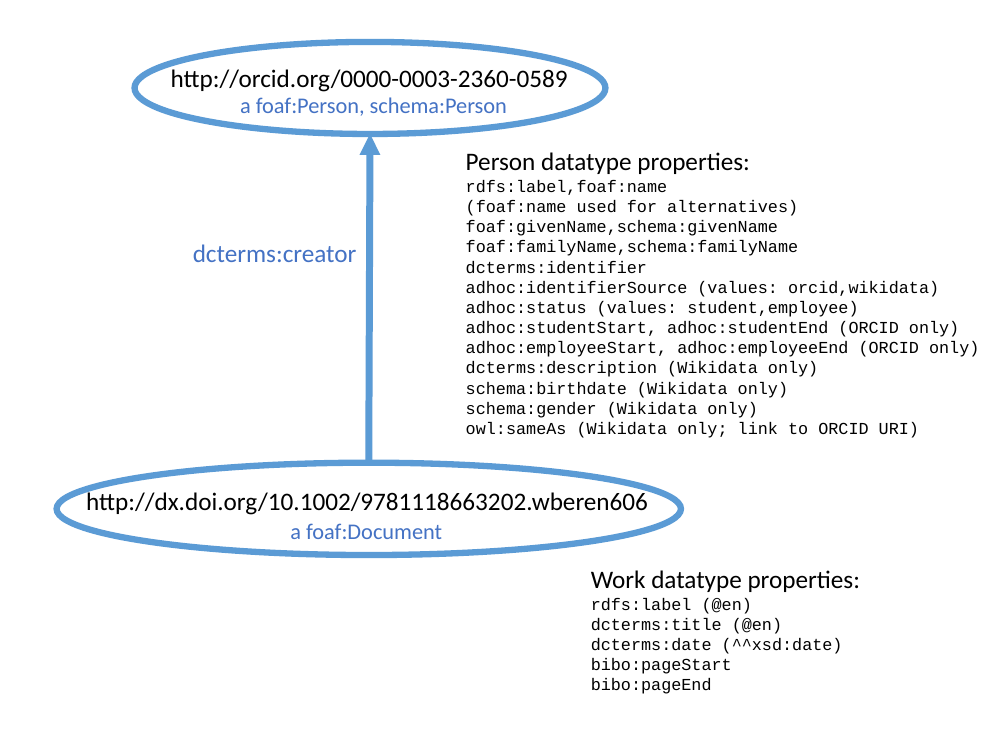
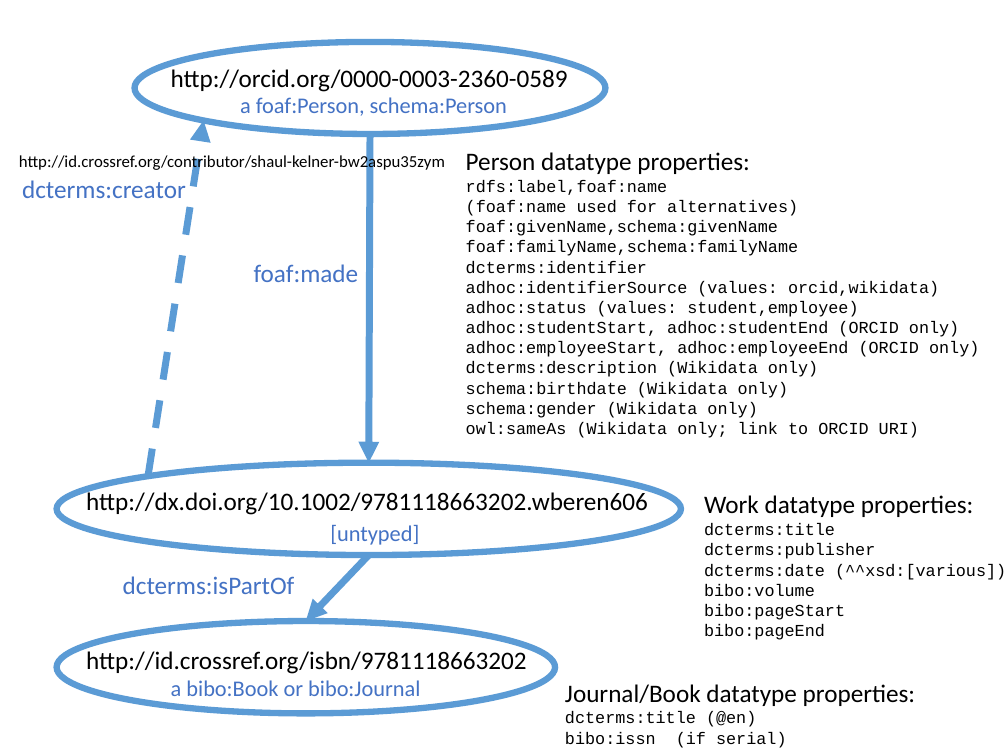
Before and after one commit to HeardLibrary/semantic-web, a slide deck: slide 1 of 2018-spring/vu-people/work-person-figure.pptx. Drawn at 1008x756 pixels with LibreOffice and Linux fonts; fonts in the diff are those of the drawing. Boxes give left, top, right and bottom in pixels: in the first picture for what was removed or moved away, otherwise in the second. Text is boxed around its words. In the diff, an @@ line names an element or a change of style, - is before the commit and + after.

```diff
--- a/2018-spring/vu-people/work-person-figure.pptx
+++ b/2018-spring/vu-people/work-person-figure.pptx
@@ arrow added from (148, 476) to (204, 121), #5B9BD5 5 pt dashed @@
@@ arrow moved from (369, 463) - (370, 134) to (370, 134) - (369, 463) @@
@@ text "dcterms:creator": place and size @@
-text "dcterms:creator" at (193,244,357,262)
+text "dcterms:creator" at (22,180,186,198)
@@ text added at (19,154,445,172), 12 pt, text #000000 @@
+http://id.crossref.org/contributor/shaul-kelner-bw2aspu35zym
@@ text added at (254,264,359,282), 18 pt, text #4472C4 @@
+foaf:made
@@ text "Work datatype properties:": place and size @@
-text "Work datatype properties:" at (591,570,861,694)
+text "Work datatype properties:" at (704,495,1006,640)
@@ text at (330,525,419,545): text changed @@
-a foaf:Document
+[untyped]
@@ text at (704,523,1006,596): text changed @@
-rdfs:label (@en)
-dcterms:title (@en)
-dcterms:date (^^xsd:date)
+dcterms:title
+dcterms:publisher
+dcterms:date (^^xsd:[various])
+bibo:volume
@@ arrow added from (369, 555) to (305, 621), #5B9BD5 5 pt @@
@@ text added at (123,576,295,594), 18 pt, text #4472C4 @@
+dcterms:isPartOf
@@ ellipse added at (56,621,555,714), outline #5B9BD5 4.5 pt @@
@@ text added at (86,648,527,674), 18 pt, text #000000 @@
+http://id.crossref.org/isbn/9781118663202
@@ text added at (171,680,420,696), 16 pt, text #4472C4 @@
+a bibo:Book or bibo:Journal
@@ text added at (565,684,916,748), 12 pt, text #000000 @@
+Journal/Book datatype properties:
+dcterms:title (@en)
+bibo:issn (if serial)
```
Also in this commit, not shown: 1 other file.
